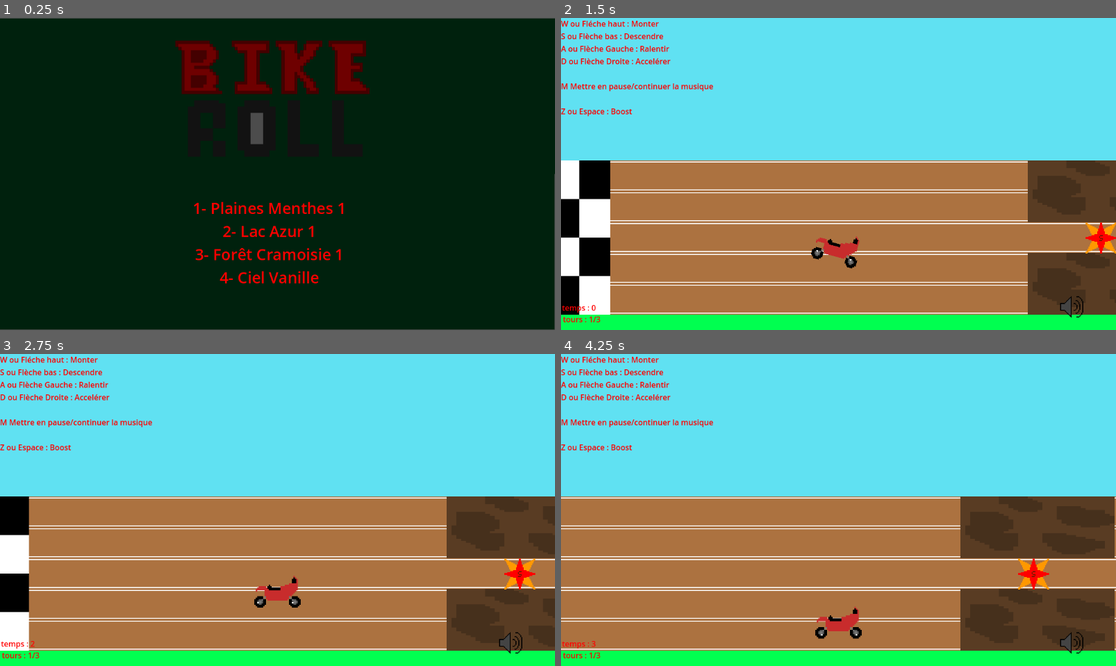
Above: before the commit, frames 1-4 (two rows, left to right).
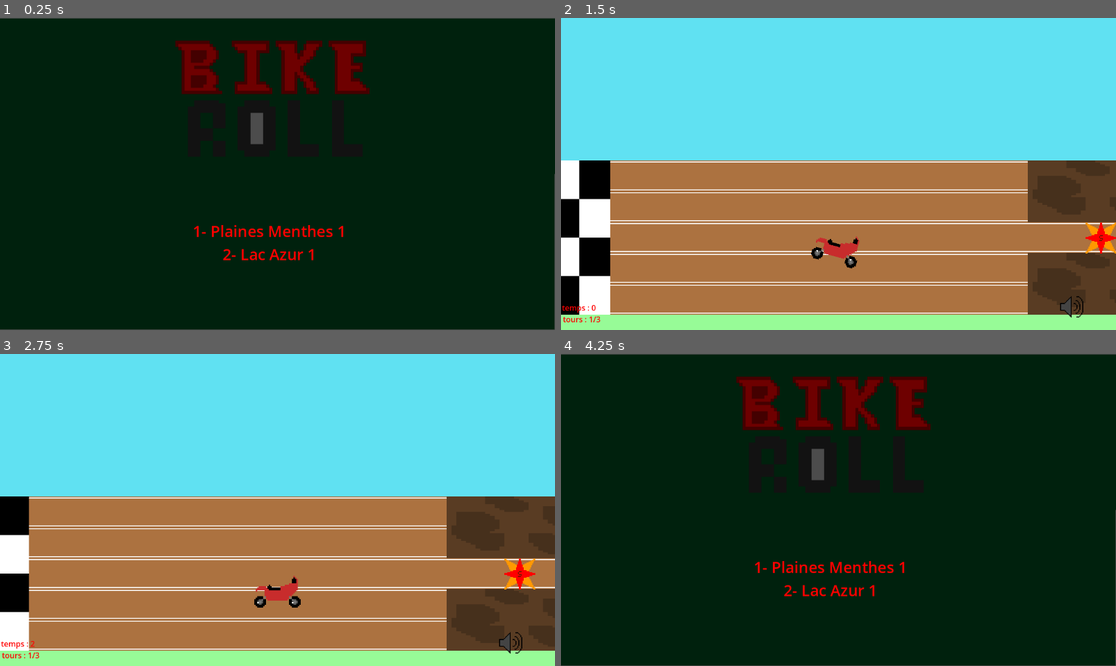
Above: after the commit, the same moments.

Repository: Alexis-Guilbault/guilbault_alexis_tp2_582_301MO
Game: Godot game, scene res://scenes/pieces/menu.tscn
Two runs of this game, one before a commit and one after it. Both use one fixed random seed, a clock stepped at 60 frames per second and the inputs below. Sound files missing from this copy of the repository are replaced by a short silence.
Inputs:
- Up to frame 1 (0.25 s): no input
- Up to frame 2 (1.5 s): tap Enter at 0.5 s; hold D (Accelerate) 0.53-1.28 s; tap 1 (Choix1) at 0.6 s; tap 3 (Choix3) at 0.8, 1.35 s; hold S (Down) from 1.28 s (still down)
- Up to frame 3 (2.75 s): tap 4 (Choix4) at 1.55, 2.1 s; release S (Down) at 2.03 s; hold D (Accelerate) from 2.03 s (still down); hold A (Deccelerate) from 2.03 s (still down)
- Up to frame 4 (4.25 s): release A (Deccelerate) at 2.78 s; tap A (Deccelerate) at 2.85 s; tap 1 (Choix1) at 3.05, 3.6 s; release D (Accelerate) at 3.53 s; hold S (Down) from 3.53 s (still down); tap 3 (Choix3) at 3.8 s; tap Escape (Pause, bound only after the commit) at 4.15 s

The runs differ from the first frame. In frame 1, 1.7% of the frame differs, in the area x 34-62%, y 58-86%; in frame 2, 6.1%; in frame 3, 6.1%; in frame 4, 100%, in the area x 0-100%, y 0-100%.

Commit message:
TP2 3e course
(La course n'est pas utilisée pour le tp2, elle sera utilisée pour le tp3)

Diff:
--- a/guilbault_alexis_tp2/project.godot
+++ b/guilbault_alexis_tp2/project.godot
@@ -72,6 +72,11 @@
 "events": [Object(InputEventKey,"resource_local_to_scene":false,"resource_name":"","device":0,"window_id":0,"alt_presse …(189 unchanged characters)…
 ]
 }
+Pause={
+"deadzone": 0.2,
+"events": [Object(InputEventKey,"resource_local_to_scene":false,"resource_name":"","device":0,"window_id":0,"alt_pressed":false,"shift_pressed":false,"ctrl_pressed":false,"meta_pressed":false,"pressed":false,"keycode":0,"physical_keycode":4194305,"key_label":0,"unicode":0,"location":0,"echo":false,"script":null)
+]
+}
 
 [rendering]
 
--- /dev/null
+++ b/guilbault_alexis_tp2/scenes/objets/feuilles.gd
@@ -0,0 +1 @@
+extends Node2D
--- /dev/null
+++ b/guilbault_alexis_tp2/scenes/objets/feuilles.tscn
@@ -0,0 +1,34 @@
+[gd_scene load_steps=6 format=3 uid="uid://bwqvcu44ftec"]
+
+[ext_resource type="Script" uid="uid://bni1a2v3xsie" path="res://scenes/objets/feuilles.gd" id="1_ft3b2"]
+[ext_resource type="Texture2D" uid="uid://c2l77nr06y5et" path="res://assets/images/leaves.png" id="2_64xjn"]
+
+[sub_resource type="AtlasTexture" id="AtlasTexture_in4cl"]
+atlas = ExtResource("2_64xjn")
+region = Rect2(0, 0, 32, 32)
+
+[sub_resource type="SpriteFrames" id="SpriteFrames_7aq1d"]
+animations = [{
+"frames": [{
+"duration": 1.0,
+"texture": SubResource("AtlasTexture_in4cl")
+}],
+"loop": true,
+"name": &"default",
+"speed": 5.0
+}]
+
+[sub_resource type="RectangleShape2D" id="RectangleShape2D_qwlgf"]
+size = Vector2(23, 15)
+
+[node name="Feuilles" type="Node2D" groups=["feuilles"]]
+script = ExtResource("1_ft3b2")
+
+[node name="Area2D" type="Area2D" parent="." groups=["feuilles"]]
+
+[node name="AnimatedSprite2D" type="AnimatedSprite2D" parent="Area2D"]
+sprite_frames = SubResource("SpriteFrames_7aq1d")
+
+[node name="CollisionShape2D" type="CollisionShape2D" parent="Area2D"]
+position = Vector2(-0.5, 7.5)
+shape = SubResource("RectangleShape2D_qwlgf")
--- a/guilbault_alexis_tp2/scenes/objets/joueur.gd
+++ b/guilbault_alexis_tp2/scenes/objets/joueur.gd
@@ -8,11 +8,14 @@
 
 var hspeed = 0
 var maxspeed = 7
+var minspeed = -7
 
 var lap = 1
 
 var boostitem = false
 var boosttimer = 0
+
+var rng = RandomNumberGenerator.new()
 
 enum States {
 	NORMAL,
@@ -42,7 +45,7 @@
 			hspeed += 0.2
 
 	if Input.is_action_pressed("Deccelerate"):
-		if hspeed > 0:
+		if hspeed > minspeed:
 			hspeed -= 0.3
 
 	if Input.is_action_pressed("Item") && boostitem == true:
@@ -50,10 +53,10 @@
 		boosttimer = 90
 		boostitem = false
 
-func _process(_delta: float) -> void:
-	if lap == 4:
+	if Input.is_action_pressed("Pause"):
 		get_tree().change_scene_to_file("res://scenes/pieces/menu.tscn")
 
+func _process(_delta: float) -> void:
 	if boosttimer != 0:
 		boosttimer -= 1
 		speed_state = States.BOOST
@@ -70,8 +73,8 @@
 			maxspeed = 20
 			hspeed = maxspeed
 
-	if hspeed < 0:
-		hspeed = 0
+	if hspeed < minspeed:
+		hspeed = minspeed
 
 	if hspeed > maxspeed:
 		hspeed = maxspeed
@@ -125,9 +128,15 @@
 		boosttimer = 0
 		boostitem = false
 
-	if area.is_in_group("but"):
+	if area.is_in_group("but") && hspeed >= 0:
 		$"../joueur".position.x = 576
 		lap += 1
+		print(var_to_str(lap) + "/3")
+		if lap == 4:
+			get_tree().change_scene_to_file("res://scenes/pieces/menu.tscn")
+	elif area.is_in_group("but"):
+		$"../joueur".position.x = 576
+		lap -= 1
 		print(var_to_str(lap) + "/3")
 
 	if area.is_in_group("horspiste") && vspeed == 0 && speed_state == States.NORMAL:
@@ -152,6 +161,11 @@
 		boosttimer = 0
 		boostitem = false
 
+	if area.is_in_group("feuilles"):
+		area.queue_free()
+		if rng.randi_range(1,10) > 9:
+			boostitem = true
+
 func _on_area_2d_area_exited(area):
 	if area.is_in_group("horspiste") && speed_state == States.OFFROAD:
 		print("Retour à la normale")
--- a/guilbault_alexis_tp2/scenes/objets/ui_course.tscn
+++ b/guilbault_alexis_tp2/scenes/objets/ui_course.tscn
@@ -26,14 +26,6 @@
 layout_mode = 0
 offset_right = 325.0
 offset_bottom = 153.0
-text = "W ou Fléche haut : Monter
-S ou Flèche bas : Descendre
-A ou Flèche Gauche : Ralentir
-D ou Flèche Droite : Accelérer
-
-M Mettre en pause/continuer la musique
-
-Z ou Espace : Boost"
 label_settings = SubResource("LabelSettings_d7sl3")
 vertical_alignment = 3
 
@@ -60,6 +52,7 @@
 script = ExtResource("3_d7sl3")
 
 [node name="boost" type="Label" parent="."]
+layout_mode = 0
 offset_left = 1.0
 offset_top = 569.0
 offset_right = 326.0
--- /dev/null
+++ b/guilbault_alexis_tp2/scenes/objets/vent.gd
@@ -0,0 +1 @@
+extends Node2D
--- /dev/null
+++ b/guilbault_alexis_tp2/scenes/objets/vent.tscn
@@ -0,0 +1,48 @@
+[gd_scene load_steps=8 format=3 uid="uid://dnt58nvnh6bua"]
+
+[ext_resource type="Script" uid="uid://bv51kg40es2pi" path="res://scenes/objets/vent.gd" id="1_d5dlv"]
+[ext_resource type="Texture2D" uid="uid://dw5wuhpnc6ndw" path="res://assets/images/wind.png" id="2_n3var"]
+
+[sub_resource type="AtlasTexture" id="AtlasTexture_hwl05"]
+atlas = ExtResource("2_n3var")
+region = Rect2(0, 0, 32, 32)
+
+[sub_resource type="AtlasTexture" id="AtlasTexture_fsgaj"]
+atlas = ExtResource("2_n3var")
+region = Rect2(32, 0, 32, 32)
+
+[sub_resource type="AtlasTexture" id="AtlasTexture_jv4fc"]
+atlas = ExtResource("2_n3var")
+region = Rect2(64, 0, 32, 32)
+
+[sub_resource type="SpriteFrames" id="SpriteFrames_ckdnf"]
+animations = [{
+"frames": [{
+"duration": 1.0,
+"texture": SubResource("AtlasTexture_hwl05")
+}, {
+"duration": 1.0,
+"texture": SubResource("AtlasTexture_fsgaj")
+}, {
+"duration": 1.0,
+"texture": SubResource("AtlasTexture_jv4fc")
+}],
+"loop": true,
+"name": &"default",
+"speed": 12.0
+}]
+
+[sub_resource type="RectangleShape2D" id="RectangleShape2D_ef808"]
+size = Vector2(28, 26)
+
+[node name="Vent" type="Node2D" groups=["vent"]]
+script = ExtResource("1_d5dlv")
+
+[node name="Area2D" type="Area2D" parent="."]
+
+[node name="AnimatedSprite2D" type="AnimatedSprite2D" parent="Area2D"]
+sprite_frames = SubResource("SpriteFrames_ckdnf")
+frame_progress = 0.213361
+
+[node name="CollisionShape2D" type="CollisionShape2D" parent="Area2D"]
+shape = SubResource("RectangleShape2D_ef808")
--- /dev/null
+++ b/guilbault_alexis_tp2/scenes/pieces/foret_cramoisie1.tscn
@@ -0,0 +1,222 @@
+[gd_scene load_steps=9 format=3 uid="uid://j271hfcrwm3s"]
+
+[ext_resource type="Texture2D" uid="uid://dhtxrqsr46bl" path="res://assets/images/floor_mint.png" id="1_hiyvr"]
+[ext_resource type="PackedScene" uid="uid://ci40te88fd7uq" path="res://scenes/objets/but.tscn" id="2_s8l2s"]
+[ext_resource type="PackedScene" uid="uid://bntud7twsv0pf" path="res://scenes/objets/joueur.tscn" id="4_bg32q"]
+[ext_resource type="PackedScene" uid="uid://cabfylvy3du7u" path="res://scenes/objets/epine.tscn" id="6_2cc0t"]
+[ext_resource type="PackedScene" uid="uid://bwqvcu44ftec" path="res://scenes/objets/feuilles.tscn" id="7_g7j1h"]
+[ext_resource type="PackedScene" uid="uid://g7ywuwe5papo" path="res://scenes/objets/boost.tscn" id="7_rguk2"]
+[ext_resource type="PackedScene" uid="uid://dce2q1d6u7ec" path="res://scenes/objets/ui_course.tscn" id="8_a7ffh"]
+
+[sub_resource type="SpriteFrames" id="SpriteFrames_1v4ti"]
+animations = [{
+"frames": [{
+"duration": 1.0,
+"texture": ExtResource("1_hiyvr")
+}],
+"loop": true,
+"name": &"default",
+"speed": 5.0
+}]
+
+[node name="game" type="Node2D"]
+metadata/_edit_vertical_guides_ = [13824.0, 13825.0]
+
+[node name="ciel" type="Polygon2D" parent="."]
+scale = Vector2(12, 0.457)
+color = Color(0, 0.743229, 0.939692, 1)
+polygon = PackedVector2Array(0, 0, 1152, 0, 1152, 648, 0, 648)
+uv = PackedVector2Array(0, 0, 1152, 0, 1152, 648, 0, 648)
+
+[node name="sol" type="Polygon2D" parent="."]
+scale = Vector2(12, 1)
+color = Color(0.862745, 0.0784314, 0.235294, 1)
+polygon = PackedVector2Array(0, 296, 1064.02, 296, 1152, 296, 1152, 461.787, 1152, 648, 0, 648)
+
+[node name="plancher" type="Node2D" parent="."]
+
+[node name="AnimatedSprite2D5" type="AnimatedSprite2D" parent="plancher"]
+position = Vector2(6897.76, 584.235)
+scale = Vector2(433.125, 2)
+sprite_frames = SubResource("SpriteFrames_1v4ti")
+
+[node name="AnimatedSprite2D4" type="AnimatedSprite2D" parent="plancher"]
+position = Vector2(6897.48, 328.095)
+scale = Vector2(433.125, 2)
+sprite_frames = SubResource("SpriteFrames_1v4ti")
+
+[node name="AnimatedSprite2D3" type="AnimatedSprite2D" parent="plancher"]
+position = Vector2(6897.76, 520.175)
+scale = Vector2(433.125, 2)
+sprite_frames = SubResource("SpriteFrames_1v4ti")
+
+[node name="AnimatedSprite2D2" type="AnimatedSprite2D" parent="plancher"]
+position = Vector2(6897.76, 392)
+scale = Vector2(433.125, 2)
+sprite_frames = SubResource("SpriteFrames_1v4ti")
+
+[node name="AnimatedSprite2D" type="AnimatedSprite2D" parent="plancher"]
+position = Vector2(6897.76, 456.1)
+scale = Vector2(433.125, 2)
+sprite_frames = SubResource("SpriteFrames_1v4ti")
+
+[node name="But2" parent="." instance=ExtResource("2_s8l2s")]
+position = Vector2(63, 456)
+scale = Vector2(4, 5)
+
+[node name="But" parent="." instance=ExtResource("2_s8l2s")]
+position = Vector2(13764, 456)
+scale = Vector2(3.742, 4.99)
+
+[node name="joueur" parent="." instance=ExtResource("4_bg32q")]
+position = Vector2(576, 415)
+
+[node name="Camera2D2" type="Camera2D" parent="joueur"]
+scale = Vector2(10, 1)
+limit_left = 0
+limit_top = 0
+limit_right = 13824
+limit_bottom = 648
+
+[node name="Boost" parent="." instance=ExtResource("7_rguk2")]
+position = Vector2(1148, 583)
+scale = Vector2(2, 2)
+
+[node name="CanvasLayer" type="CanvasLayer" parent="."]
+
+[node name="UiCourse" parent="CanvasLayer" instance=ExtResource("8_a7ffh")]
+
+[node name="epines" type="Node2D" parent="."]
+
+[node name="Epine" parent="epines" instance=ExtResource("6_2cc0t")]
+position = Vector2(1149, 517)
+
+[node name="Epine2" parent="epines" instance=ExtResource("6_2cc0t")]
+position = Vector2(1149, 450)
+
+[node name="Epine3" parent="epines" instance=ExtResource("6_2cc0t")]
+position = Vector2(1149, 324)
+
+[node name="Epine4" parent="epines" instance=ExtResource("6_2cc0t")]
+position = Vector2(1454, 324)
+
+[node name="Epine5" parent="epines" instance=ExtResource("6_2cc0t")]
+position = Vector2(1454, 453)
+
+[node name="Epine7" parent="epines" instance=ExtResource("6_2cc0t")]
+position = Vector2(3160, 453)
+
+[node name="Epine8" parent="epines" instance=ExtResource("6_2cc0t")]
+position = Vector2(3160, 327)
+
+[node name="Epine9" parent="epines" instance=ExtResource("6_2cc0t")]
+position = Vector2(3160, 581)
+
+[node name="Epine10" parent="epines" instance=ExtResource("6_2cc0t")]
+position = Vector2(3408, 519)
+
+[node name="Epine11" parent="epines" instance=ExtResource("6_2cc0t")]
+position = Vector2(3408, 392)
+
+[node name="Epine12" parent="epines" instance=ExtResource("6_2cc0t")]
+position = Vector2(3643, 454)
+
+[node name="Epine13" parent="epines" instance=ExtResource("6_2cc0t")]
+position = Vector2(3643, 328)
+
+[node name="Epine14" parent="epines" instance=ExtResource("6_2cc0t")]
+position = Vector2(3643, 582)
+
+[node name="Epine15" parent="epines" instance=ExtResource("6_2cc0t")]
+position = Vector2(3891, 520)
+
+[node name="Epine16" parent="epines" instance=ExtResource("6_2cc0t")]
+position = Vector2(3891, 393)
+
+[node name="Epine17" parent="epines" instance=ExtResource("6_2cc0t")]
+position = Vector2(4091, 454)
+
+[node name="Epine18" parent="epines" instance=ExtResource("6_2cc0t")]
+position = Vector2(4091, 328)
+
+[node name="Epine19" parent="epines" instance=ExtResource("6_2cc0t")]
+position = Vector2(4091, 582)
+
+[node name="Epine20" parent="epines" instance=ExtResource("6_2cc0t")]
+position = Vector2(4339, 520)
+
+[node name="Epine21" parent="epines" instance=ExtResource("6_2cc0t")]
+position = Vector2(4339, 393)
+
+[node name="Epine6" parent="epines" instance=ExtResource("6_2cc0t")]
+position = Vector2(1454, 583)
+
+[node name="feuilles" type="Node2D" parent="."]
+
+[node name="Feuilles" parent="feuilles" instance=ExtResource("7_g7j1h")]
+position = Vector2(1450, 511)
+scale = Vector2(2, 2)
+
+[node name="Feuilles3" parent="feuilles" instance=ExtResource("7_g7j1h")]
+position = Vector2(1768, 573)
+scale = Vector2(2, 2)
+
+[node name="Feuilles4" parent="feuilles" instance=ExtResource("7_g7j1h")]
+position = Vector2(1768, 447)
+scale = Vector2(2, 2)
+
+[node name="Feuilles5" parent="feuilles" instance=ExtResource("7_g7j1h")]
+position = Vector2(1768, 318)
+scale = Vector2(2, 2)
+
+[node name="Feuilles6" parent="feuilles" instance=ExtResource("7_g7j1h")]
+position = Vector2(2016, 383)
+scale = Vector2(2, 2)
+
+[node name="Feuilles7" parent="feuilles" instance=ExtResource("7_g7j1h")]
+position = Vector2(2016, 512)
+scale = Vector2(2, 2)
+
+[node name="Feuilles11" parent="feuilles" instance=ExtResource("7_g7j1h")]
+position = Vector2(2481, 383)
+scale = Vector2(2, 2)
+
+[node name="Feuilles12" parent="feuilles" instance=ExtResource("7_g7j1h")]
+position = Vector2(2481, 512)
+scale = Vector2(2, 2)
+
+[node name="Feuilles8" parent="feuilles" instance=ExtResource("7_g7j1h")]
+position = Vector2(2253, 576)
+scale = Vector2(2, 2)
+
+[node name="Feuilles9" parent="feuilles" instance=ExtResource("7_g7j1h")]
+position = Vector2(2253, 448)
+scale = Vector2(2, 2)
+
+[node name="Feuilles10" parent="feuilles" instance=ExtResource("7_g7j1h")]
+position = Vector2(2253, 319)
+scale = Vector2(2, 2)
+
+[node name="Feuilles13" parent="feuilles" instance=ExtResource("7_g7j1h")]
+position = Vector2(2929, 383)
+scale = Vector2(2, 2)
+
+[node name="Feuilles14" parent="feuilles" instance=ExtResource("7_g7j1h")]
+position = Vector2(2929, 512)
+scale = Vector2(2, 2)
+
+[node name="Feuilles15" parent="feuilles" instance=ExtResource("7_g7j1h")]
+position = Vector2(2701, 576)
+scale = Vector2(2, 2)
+
+[node name="Feuilles16" parent="feuilles" instance=ExtResource("7_g7j1h")]
+position = Vector2(2701, 448)
+scale = Vector2(2, 2)
+
+[node name="Feuilles17" parent="feuilles" instance=ExtResource("7_g7j1h")]
+position = Vector2(2701, 319)
+scale = Vector2(2, 2)
+
+[node name="Feuilles2" parent="feuilles" instance=ExtResource("7_g7j1h")]
+position = Vector2(1450, 382)
+scale = Vector2(2, 2)
--- a/guilbault_alexis_tp2/scenes/pieces/menu.gd
+++ b/guilbault_alexis_tp2/scenes/pieces/menu.gd
@@ -6,9 +6,3 @@
 
 	if Input.is_action_just_pressed("Choix2"):
 		get_tree().change_scene_to_file("res://scenes/pieces/lac_azur1.tscn")
-
-	if Input.is_action_just_pressed("Choix3"):
-		get_tree().change_scene_to_file("res://scenes/pieces/plaines_menthe1.tscn")
-
-	if Input.is_action_just_pressed("Choix4"):
-		get_tree().change_scene_to_file("res://scenes/pieces/plaines_menthe1.tscn")
--- a/guilbault_alexis_tp2/scenes/pieces/menu.tscn
+++ b/guilbault_alexis_tp2/scenes/pieces/menu.tscn
@@ -35,9 +35,7 @@
 offset_right = 719.0
 offset_bottom = 561.0
 text = "1- Plaines Menthes 1
-2- Lac Azur 1
-3- Forêt Cramoisie 1
-4- Ciel Vanille"
+2- Lac Azur 1"
 label_settings = SubResource("LabelSettings_fasuj")
 horizontal_alignment = 1
 vertical_alignment = 1
--- a/guilbault_alexis_tp2/scenes/pieces/plaines_menthe1.tscn
+++ b/guilbault_alexis_tp2/scenes/pieces/plaines_menthe1.tscn
@@ -33,7 +33,7 @@
 
 [node name="sol" type="Polygon2D" parent="."]
 scale = Vector2(10, 1)
-color = Color(0, 1, 0.316667, 1)
+color = Color(0.596078, 0.984314, 0.596078, 1)
 polygon = PackedVector2Array(0, 296, 1064.02, 296, 1152, 296, 1152, 461.787, 1152, 648, 0, 648)
 
 [node name="plancher" type="Node2D" parent="."]
Binary file added: guilbault_alexis_tp2/assets/images/leaves.png
Not shown, added: guilbault_alexis_tp2/assets/images/leaves.png.import
Binary file added: guilbault_alexis_tp2/assets/images/wind.png
Not shown, added: guilbault_alexis_tp2/assets/images/wind.png.import
Not shown, added: guilbault_alexis_tp2/scenes/objets/feuilles.gd.uid
Not shown, added: guilbault_alexis_tp2/scenes/objets/vent.gd.uid
